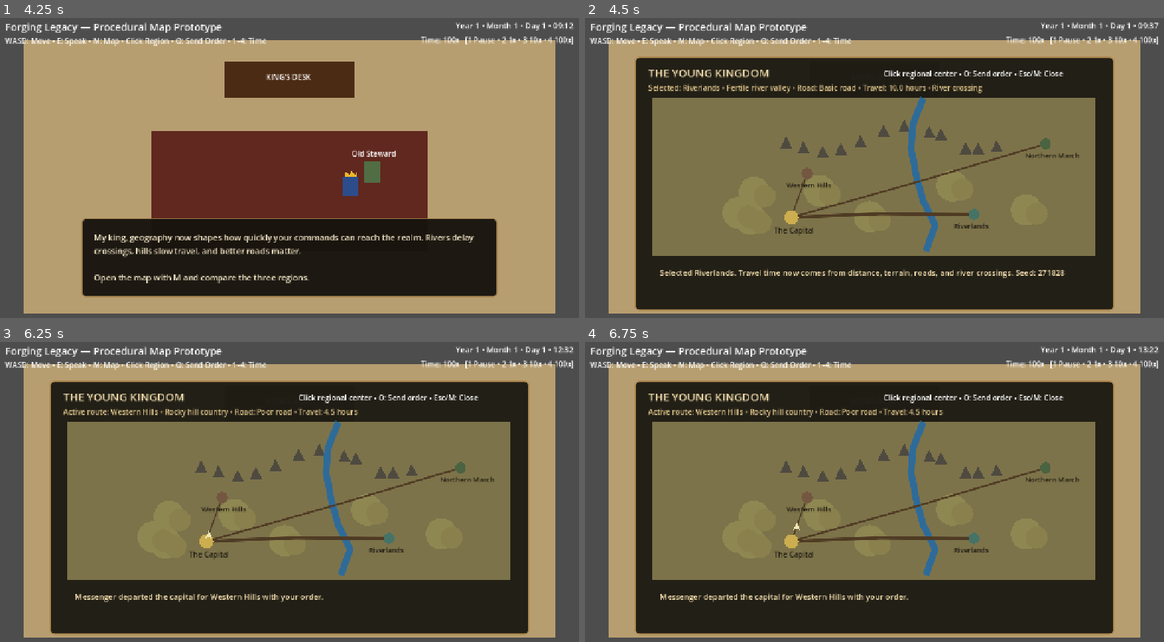
Above: before the commit, frames 1-4 (two rows, left to right).
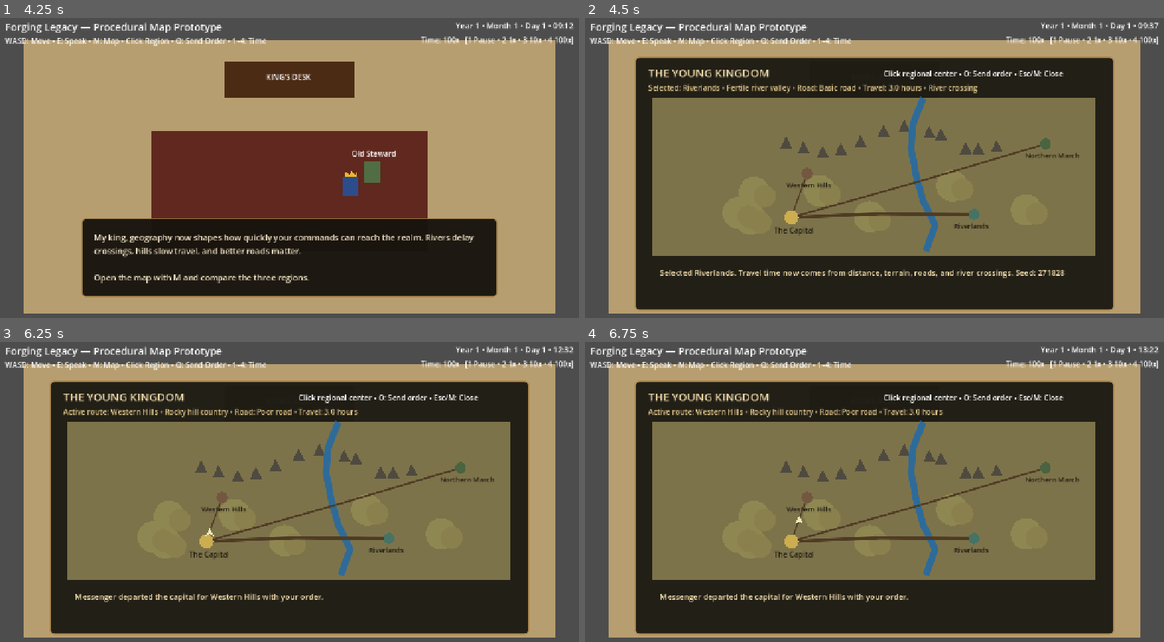
Above: after the commit, the same moments.

Repository: thomasmcanerney-gif/forging-legacy-game
Game: Godot game, scene res://scenes/main.tscn
Two runs of this game, one before a commit and one after it. Both use one fixed random seed, a clock stepped at 60 frames per second and the inputs below.
Inputs (mouse positions are in pixels of both pictures, inside the frame that each line leads up to):
- Up to frame 1 (4.25 s): tap Enter at 0.5, 2, 3.5 s; move the mouse to (416, 159) at 0.52 s; hold D (move_right) 0.53-1.28 s; tap E (interact) at 0.6, 1.25 s; click (416, 159) at 0.67 s; move the mouse to (173, 192) at 1.27 s; hold S (move_down) 1.28-2.03 s; tap 1 at 1.35 s; move the mouse to (347, 105) at 2.02 s; hold D (move_right) 2.03-2.78 s; tap 2 at 2.1 s; tap Space at 2.75 s; move the mouse to (260, 243) at 2.77 s; hold W (move_up) 2.78-3.53 s; tap 3 at 2.85 s; click (260, 243) at 2.92 s; move the mouse to (468, 228) at 3.52 s; hold A (move_left) from 3.53 s (still down); tap 4 at 3.6 s
- Up to frame 2 (4.5 s): keep holding A (move_left); tap Space at 4.25 s; move the mouse to (695, 126) at 4.27 s; tap M at 4.35 s
- Up to frame 3 (6.25 s): move the mouse to (289, 501) at 5.02 s; release A (move_left) at 5.03 s; hold S (move_down) 5.03-5.78 s; tap T at 5.1 s; click (289, 501) at 5.17 s; move the mouse to (202, 417) at 5.77 s; hold D (move_right) from 5.78 s (still down); tap O at 5.85 s
- Up to frame 4 (6.75 s): move the mouse to (1001, 483) at 6.52 s; release D (move_right) at 6.53 s; hold W (move_up) from 6.53 s (still down); tap E (interact) at 6.6 s

Frame 1 is identical in both runs. In frame 2, 0.2% of the frame differs, in the area x 52-69%, y 21-26%; in frame 3, less than 0.1%; in frame 4, less than 0.1%.
Error after the commit: Invalid access to property or key 'terrain_modifier' on a base object of type 'RefCounted (RegionData)'. (res://scripts/kingdom_state.gd:88)

Commit message:
Add region territories and route waypoints

Diff:
--- a/scripts/kingdom_state.gd
+++ b/scripts/kingdom_state.gd
@@ -10,6 +10,10 @@
 var river_points: PackedVector2Array = PackedVector2Array()
 var mountain_positions: Array[Vector2] = []
 var field_positions: Array[Vector2] = []
+var territory_polygons: Dictionary = {}
+var route_points: Dictionary = {}
+var crossing_points: Dictionary = {}
+var mountain_pass_position := Vector2.ZERO
 var map_seed := 271828
 
 func _ready() -> void:
@@ -19,10 +23,12 @@
 	map_seed = seed
 	var rng := RandomNumberGenerator.new()
 	rng.seed = seed
-
 	river_points = PackedVector2Array()
 	mountain_positions.clear()
 	field_positions.clear()
+	territory_polygons.clear()
+	route_points.clear()
+	crossing_points.clear()
 	regions.clear()
 	region_order.clear()
 
@@ -38,51 +44,87 @@
 		var x: float = 285.0 + float(i) * 43.0 + rng.randf_range(-14.0, 14.0)
 		var y: float = mountain_y + sin(float(i) * 0.75) * 24.0 + rng.randf_range(-10.0, 10.0)
 		mountain_positions.append(Vector2(x, y))
+	mountain_pass_position = mountain_positions[5] + Vector2(0.0, 24.0)
 
 	for i in range(7):
 		field_positions.append(Vector2(rng.randf_range(105.0, 850.0), rng.randf_range(185.0, 312.0)))
 
-	# The founder established the capital on open ground on the near side of the river.
 	var lower_river_x: float = _river_x_at_y(240.0)
 	capital_position = Vector2(clampf(lower_river_x - rng.randf_range(250.0, 315.0), 120.0, 300.0), rng.randf_range(220.0, 285.0))
 
-	# Riverlands sits beside the lower river; its road is the best of the young kingdom.
 	var riverlands_y: float = rng.randf_range(245.0, 300.0)
 	var riverlands_x: float = _river_x_at_y(riverlands_y) + rng.randf_range(75.0, 125.0)
 	_add_generated_region("riverlands", "Riverlands", Vector2(riverlands_x, riverlands_y), "Fertile river valley", "Basic road", 1.0, 0.78, 90.0)
 
-	# Western Hills is anchored against the mountain belt and is slower to reach despite being closer.
 	var western_position := mountain_positions[rng.randi_range(1, 4)] + Vector2(rng.randf_range(-30.0, 20.0), rng.randf_range(38.0, 62.0))
 	_add_generated_region("western_hills", "Western Hills", western_position, "Rocky hill country", "Poor road", 1.45, 1.18, 180.0)
 
-	# Northern March is deliberately beyond the river and near the frontier/mountains.
 	var northern_y: float = rng.randf_range(78.0, 130.0)
 	var northern_x: float = clampf(_river_x_at_y(northern_y) + rng.randf_range(245.0, 320.0), 760.0, 885.0)
 	_add_generated_region("northern_march", "Northern March", Vector2(northern_x, northern_y), "Rugged frontier", "Rough track", 1.30, 1.08, 120.0)
 
+	_build_routes()
+	_build_territories()
+
 func _add_generated_region(region_id: String, name: String, position: Vector2, terrain: String, road: String, terrain_mod: float, road_mod: float, response_minutes: float) -> void:
 	var crosses_river := _route_crosses_river(capital_position, position)
-	var travel_minutes := _calculate_travel_minutes(capital_position, position, terrain_mod, road_mod, crosses_river)
-	_add_region(RegionData.new(region_id, name, position, terrain, road, travel_minutes, response_minutes, crosses_river, terrain_mod, road_mod))
+	_add_region(RegionData.new(region_id, name, position, terrain, road, 180.0, response_minutes, crosses_river, terrain_mod, road_mod))
 
-func _calculate_travel_minutes(origin: Vector2, destination: Vector2, terrain_mod: float, road_mod: float, crosses_river: bool) -> float:
-	# Effective travel time includes normal rest. The icon still moves steadily for readability.
-	var distance_minutes: float = origin.distance_to(destination) * 1.55
-	var total: float = distance_minutes * terrain_mod * road_mod
+func _build_routes() -> void:
+	for region_id in get_region_ids():
+		var region := get_region(region_id)
+		if region == null:
+			continue
+		var points := PackedVector2Array([capital_position])
+		if region.id == "western_hills":
+			points.append(mountain_pass_position)
+		elif region.river_crossing:
+			var crossing := _find_crossing_for_route(capital_position, region.map_position)
+			crossing_points[region.id] = crossing
+			points.append(crossing + Vector2(-18.0, 0.0))
+			points.append(crossing + Vector2(18.0, 0.0))
+		points.append(region.map_position)
+		route_points[region.id] = points
+		region.travel_minutes_from_capital = _calculate_route_minutes(points, region.terrain_modifier, region.road_modifier, region.river_crossing)
+
+func _calculate_route_minutes(points: PackedVector2Array, terrain_mod: float, road_mod: float, crosses_river: bool) -> float:
+	var route_distance := 0.0
+	for i in range(points.size() - 1):
+		route_distance += points[i].distance_to(points[i + 1])
+	var total: float = route_distance * 1.55 * terrain_mod * road_mod
 	if crosses_river:
 		total += 120.0
 	return maxf(total, 180.0)
 
+func _find_crossing_for_route(origin: Vector2, destination: Vector2) -> Vector2:
+	var desired_y: float = clampf(origin.lerp(destination, 0.55).y, 40.0, 310.0)
+	return Vector2(_river_x_at_y(desired_y), desired_y)
+
+func _build_territories() -> void:
+	var capital := capital_position
+	var west := get_region("western_hills").map_position
+	var river := get_region("riverlands").map_position
+	var north := get_region("northern_march").map_position
+	territory_polygons["capital"] = PackedVector2Array([
+		Vector2(55, 175), Vector2(330, 155), Vector2(430, 225), Vector2(400, 340), Vector2(55, 340)
+	])
+	territory_polygons["western_hills"] = PackedVector2Array([
+		Vector2(55, 0), Vector2(500, 0), Vector2(455, 155), Vector2(330, 155), Vector2(55, 175)
+	])
+	territory_polygons["riverlands"] = PackedVector2Array([
+		Vector2(430, 225), Vector2(960, 190), Vector2(960, 340), Vector2(400, 340)
+	])
+	territory_polygons["northern_march"] = PackedVector2Array([
+		Vector2(500, 0), Vector2(960, 0), Vector2(960, 190), Vector2(430, 225), Vector2(455, 155)
+	])
+
 func _route_crosses_river(origin: Vector2, destination: Vector2) -> bool:
-	var river_x_origin: float = _river_x_at_y(origin.y)
-	var river_x_destination: float = _river_x_at_y(destination.y)
-	var origin_side: float = origin.x - river_x_origin
-	var destination_side: float = destination.x - river_x_destination
+	var origin_side: float = origin.x - _river_x_at_y(origin.y)
+	var destination_side: float = destination.x - _river_x_at_y(destination.y)
 	return origin_side * destination_side < 0.0
 
 func _river_x_at_y(target_y: float) -> float:
-	if river_points.is_empty():
-		return MAP_SIZE.x * 0.55
+	if river_points.is_empty(): return MAP_SIZE.x * 0.55
 	var closest := river_points[0]
 	var best_distance: float = absf(closest.y - target_y)
 	for point in river_points:
@@ -101,3 +143,6 @@
 
 func get_region_ids() -> Array[String]:
 	return region_order.duplicate()
+
+func get_route(region_id: String) -> PackedVector2Array:
+	return route_points.get(region_id, PackedVector2Array()) as PackedVector2Array
